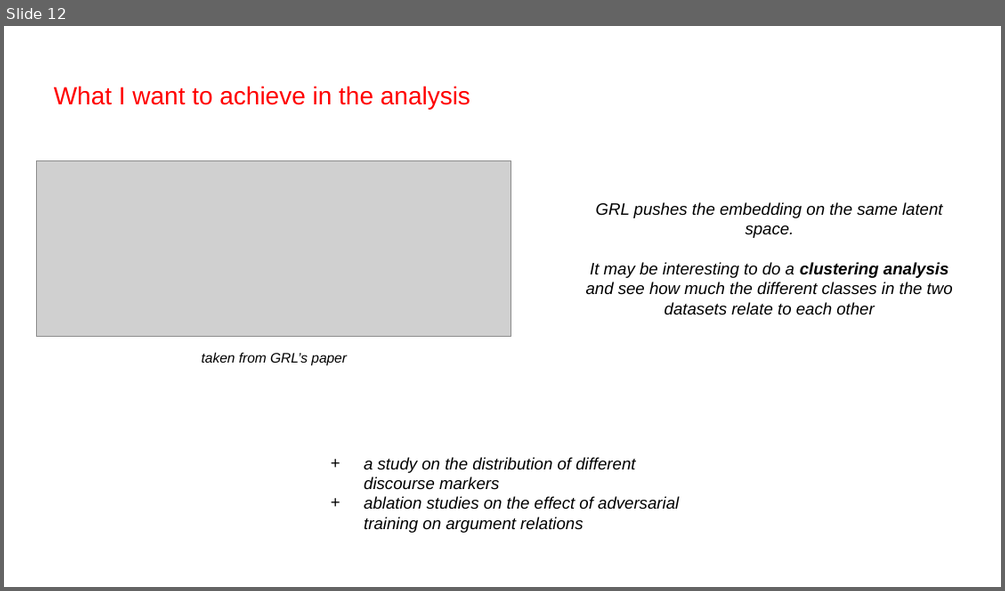
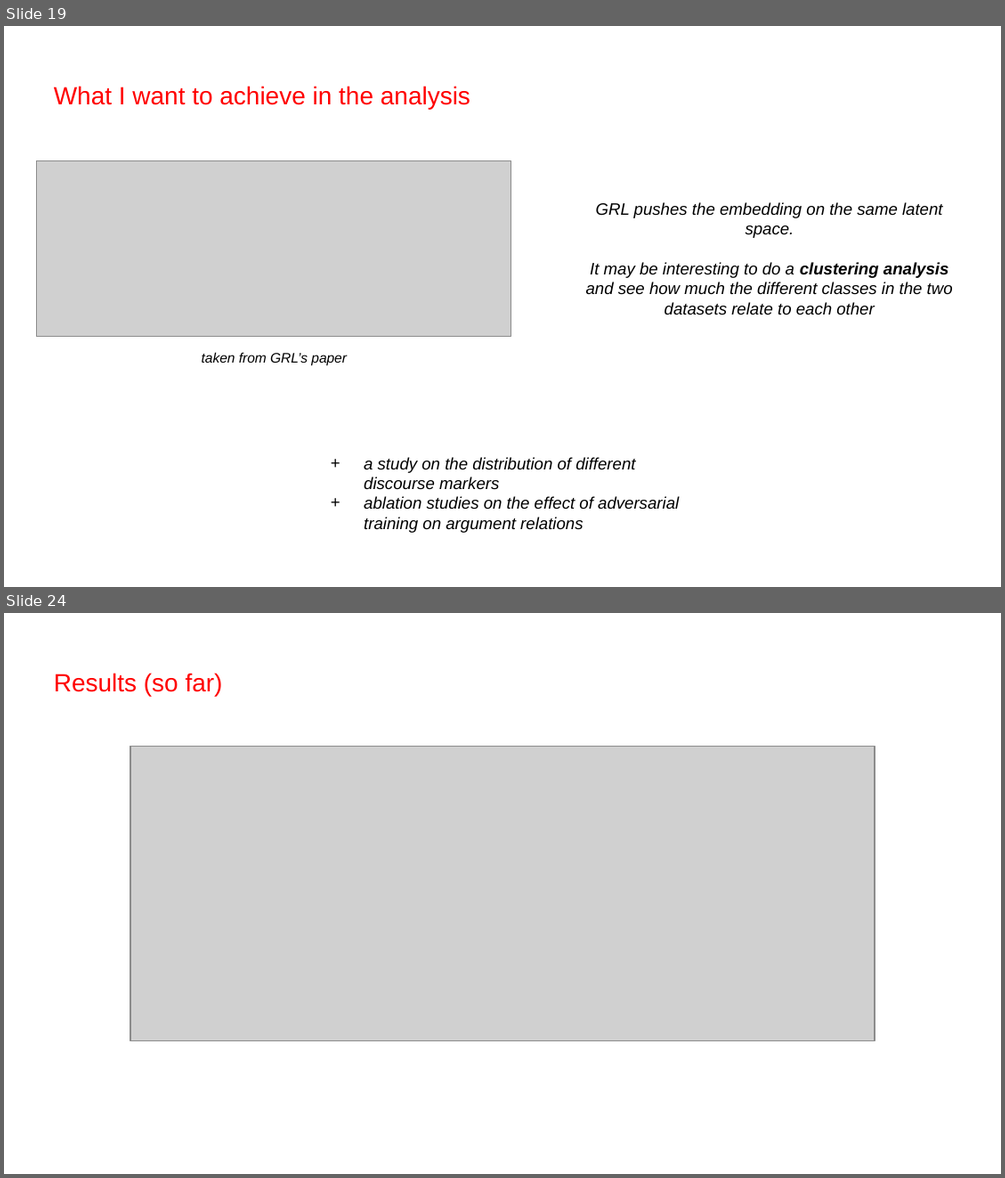
Before and after one commit to lucacontalbo/ArgumentRelation, a slide deck: Argument relation.pptx. Shown one above the other, each under a label of ours: slide 12 before the commit, slides 19 and 24 after it; the slides between them are not shown. The pictures are 1005x591 and 1005x1178 pixels, drawn with LibreOffice and Linux fonts; fonts in the diff are those of the drawing; grey boxes stand for pictures. Boxes give left, top, right and bottom in pixels: in the first picture for what was removed or moved away, otherwise in the second. Text is boxed around its words. In the diff, an @@ line names an element or a change of style, - is before the commit and + after.

```diff
--- a/Argument relation.pptx
+++ b/Argument relation.pptx
@@ slide 24 added at [4, 613, 1001, 1174], background #FFFFFF @@
@@ text added at [54, 673, 223, 696], 18 pt, text #FF0000 @@
+Results (so far)
@@ picture added at [130, 746, 874, 1040] @@
@@ what was slide 12 is now slide 19 @@
```
Also in this commit, not shown: 1 slide changed, 13 other slides added.
